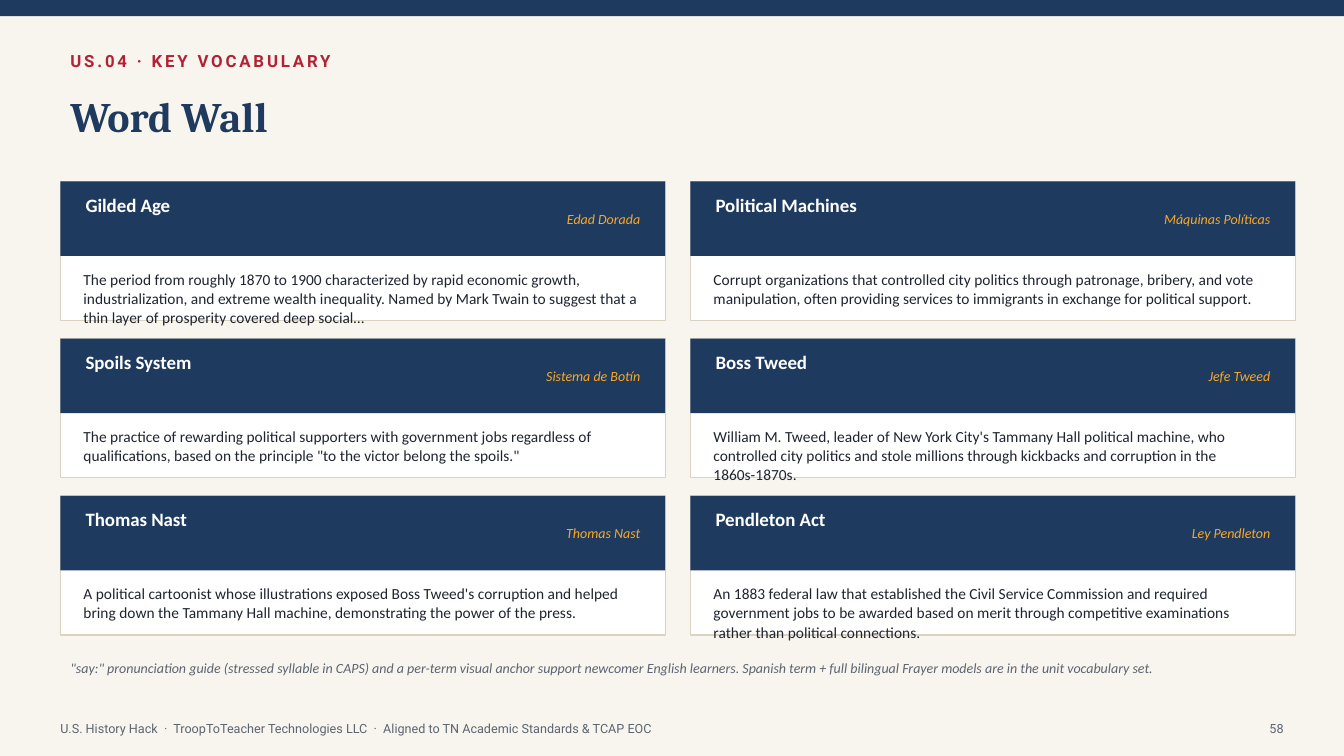
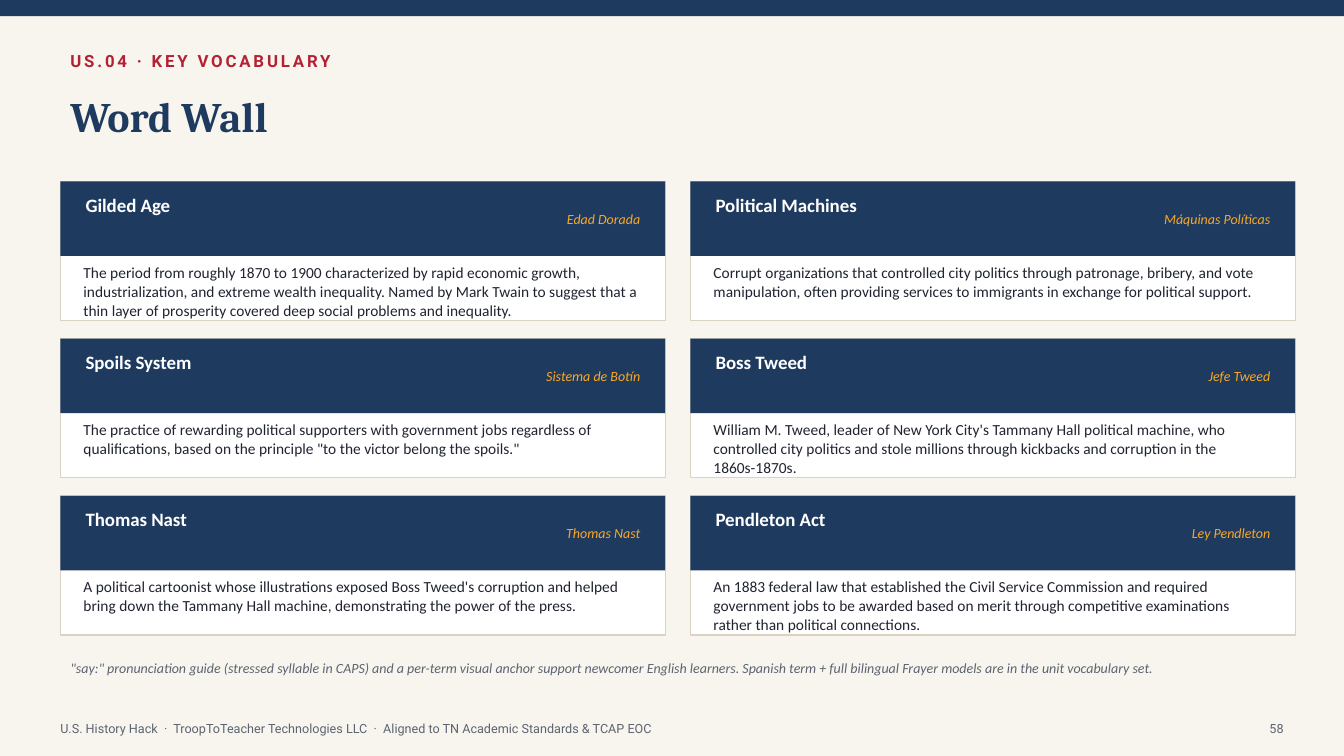
Before and after one commit to Trooptoteacher/trooptoteacher-history, a slide deck: slide 58 of HistoryHack_Platinum/deliverables_unit1/Unit1_Teacher_Deck_America250.pptx. Drawn at 1344x756 pixels with LibreOffice and Linux fonts; fonts in the diff are those of the drawing. Boxes give left, top, right and bottom in pixels: in the first picture for what was removed or moved away, otherwise in the second. Text is boxed around its words. In the diff, an @@ line names an element or a change of style, - is before the commit and + after.

```diff
--- a/HistoryHack_Platinum/deliverables_unit1/Unit1_Teacher_Deck_America250.pptx
+++ b/HistoryHack_Platinum/deliverables_unit1/Unit1_Teacher_Deck_America250.pptx
@@ text at bbox=[83, 267, 636, 321]: text changed @@
-The period from roughly 1870 to 1900 characterized by rapid economic growth, industrialization, and extreme wealth inequality. Named by Mark Twain to suggest that a thin layer of prosperity covered deep social…
+The period from roughly 1870 to 1900 characterized by rapid economic growth, industrialization, and extreme wealth inequality. Named by Mark Twain to suggest that a thin layer of prosperity covered deep social problems and inequality.
@@ text "Corrupt organizations that controlled city ...": place and size @@
-text "Corrupt organizations that controlled city ..." at bbox=[713, 274, 1254, 307]
+text "Corrupt organizations that controlled city ..." at bbox=[713, 267, 1254, 300]
@@ text "The practice of rewarding political ...": place and size @@
-text "The practice of rewarding political ..." at bbox=[83, 431, 591, 464]
+text "The practice of rewarding political ..." at bbox=[83, 424, 591, 457]
@@ text "William M. Tweed, leader of ..." rewrapped from bbox=[713, 431, 1225, 464] to bbox=[713, 424, 1225, 478] @@
@@ text "A political cartoonist whose illustrations ...": place and size @@
-text "A political cartoonist whose illustrations ..." at bbox=[83, 588, 618, 621]
+text "A political cartoonist whose illustrations ..." at bbox=[83, 581, 618, 614]
@@ text "An 1883 federal law that ...": place and size @@
-text "An 1883 federal law that ..." at bbox=[713, 588, 1229, 641]
+text "An 1883 federal law that ..." at bbox=[713, 581, 1229, 635]
```
Also in this commit, not shown: 6 other slides changed, 1 other file.
